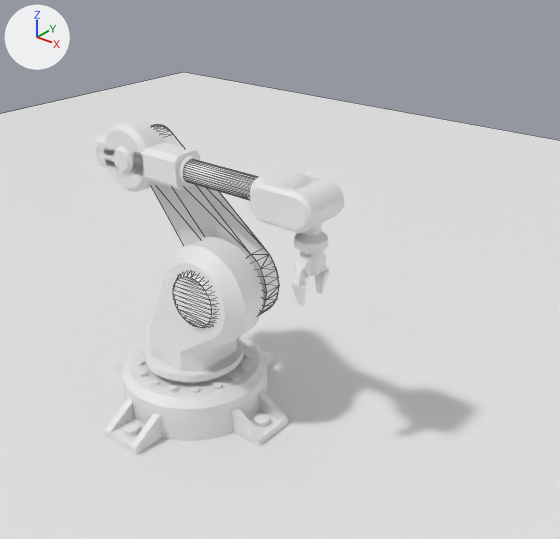
Before and after pictures for a commit that changed the glTF model Loopsyco_Alpha_02/assets/gltfs/scene_01.gltf.
Both versions are drawn from a 50 mm camera at (6.36, -6.14, 6.16) aimed at (0.47, 1.23, 1.59). The lights are fixed; the arrows at upper left show +X, +Y and +Z. Mesh edges are drawn as thin lines on the coarser meshes. Where no turn or scale is listed for an object, it has been applied to the vertices.

Objects in the first picture: 'ground', 'part_01', 'part_02', 'part_04', 'part_05', 'part_07', 'part_08', 'part_09', 'part_10', 'part_11'.
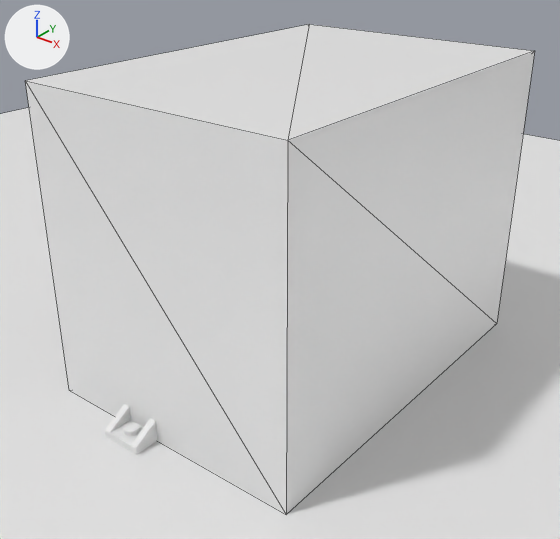
Changed parts and their boxes [x1, y1, x2, y2] in the pictures (560 x 539 px):
'bounding_box', added
    after: [25, 24, 535, 514]
'part_01', unchanged, covered by the edit
    before: [105, 336, 288, 455]
    after: [105, 404, 157, 455]
'part_02', unchanged, covered by the edit
    before: [144, 237, 263, 383]
'part_05', unchanged, covered by the edit
    before: [151, 124, 279, 314]
'part_07', unchanged, covered by the edit
    before: [95, 119, 200, 192]

Diff of the bpy script that builds the scene:
```diff
--- a/Loopsyco_Alpha_02/assets/gltfs/scene_01.gltf.py
+++ b/Loopsyco_Alpha_02/assets/gltfs/scene_01.gltf.py
@@ me_cube @@
+me_cube.from_pydata(...)  # a box spanning x -0.8..3.0, y -1.0..4.4, z -3.23..1.0
@@ ob_bounding_box @@
+ob_bounding_box = bpy.data.objects.new('bounding_box', me_cube)
+ob_bounding_box.location = (-0.66, 0.0, 3.23)
```
